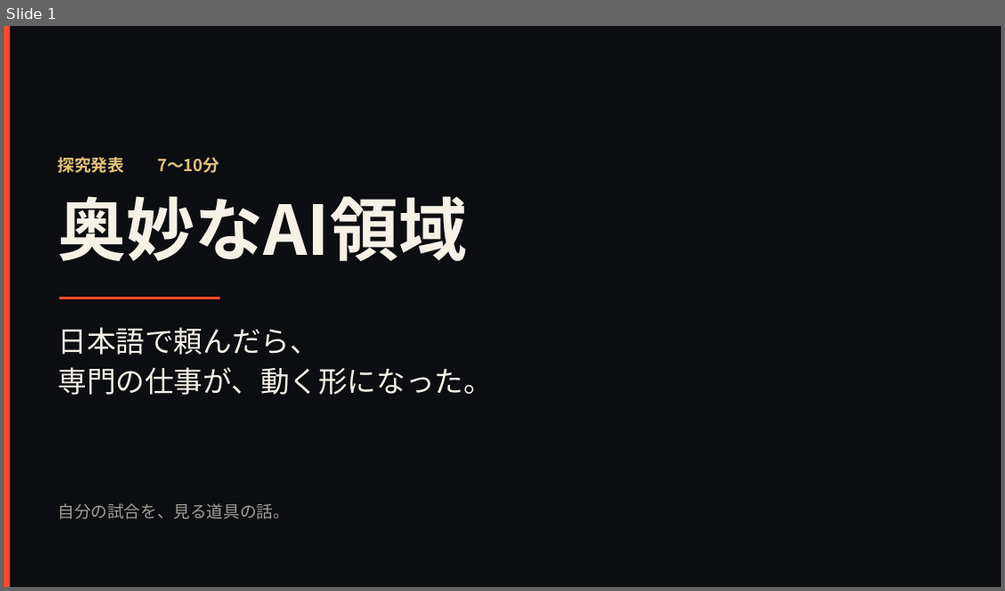
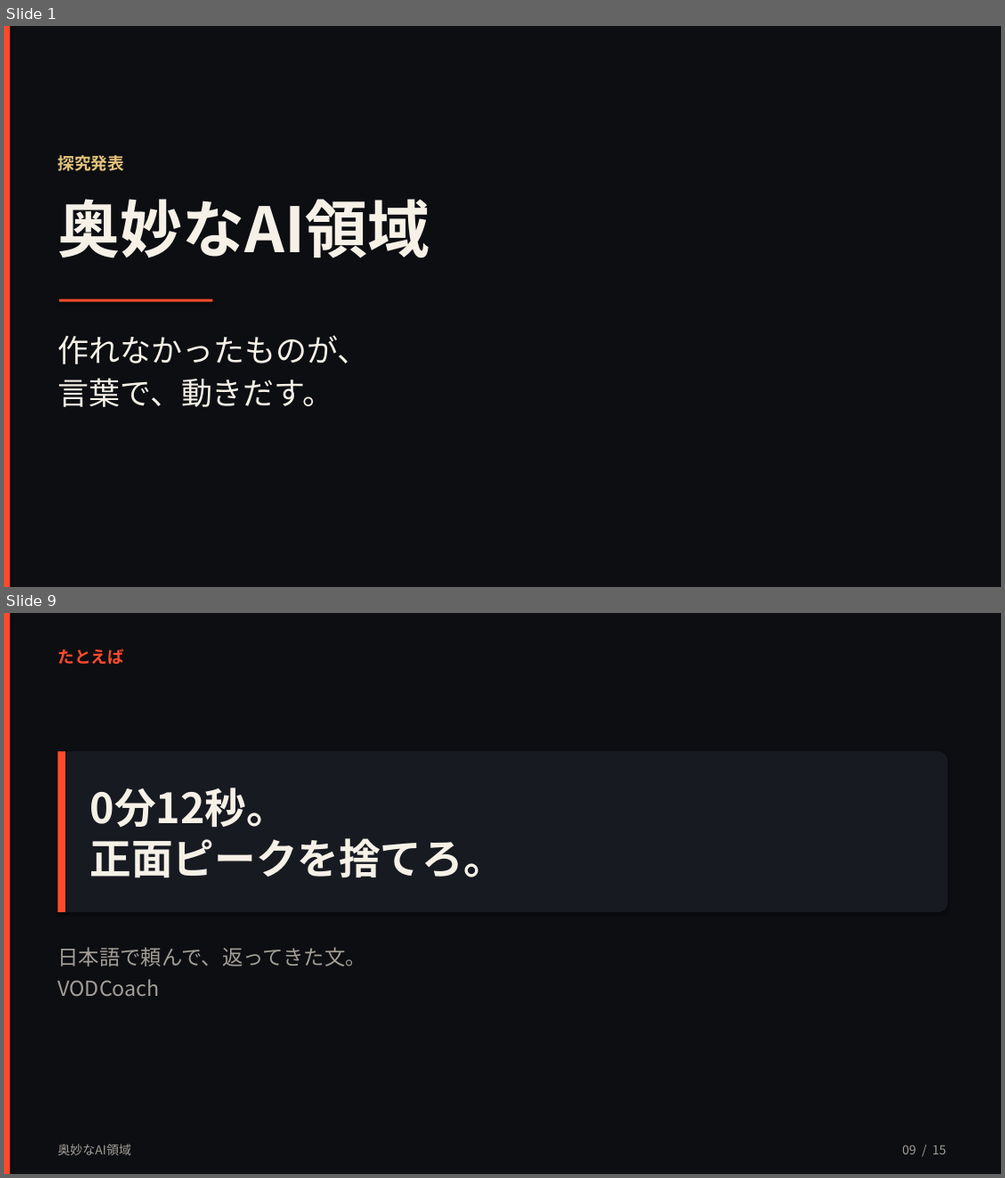
Before and after one commit to kouyozhang-design/vodcoach-ai, a slide deck: presentation/奥妙なAI領域.pptx. Shown one above the other, each under a label of ours: slide 1 before the commit, slides 1 and 9 after it; the slides between them are not shown. The pictures are 1005x591 and 1005x1178 pixels, drawn with LibreOffice and Linux fonts; fonts in the diff are those of the drawing. Boxes give left, top, right and bottom in pixels: in the first picture for what was removed or moved away, otherwise in the second. Text is boxed around its words. In the diff, an @@ line names an element or a change of style, - is before the commit and + after.

```diff
--- a/presentation/奥妙なAI領域.pptx
+++ b/presentation/奥妙なAI領域.pptx
@@ slide 9 added at <box>4,613,1001,1174</box>, background #0C0E12 @@
@@ rectangle added at <box>4,613,10,1174</box>, fill #FF4B2B @@
@@ text added at <box>57,649,123,664</box>, 16 pt, text #FF4B2B, bold @@
+たとえば
@@ rounded rectangle added at <box>57,751,947,912</box>, fill #171A21 @@
@@ rectangle added at <box>57,751,65,912</box>, fill #FF4B2B @@
@@ text added at <box>90,787,505,878</box>, 40 pt, text #F6F1E7, bold @@
+0分12秒。
+正面ピークを捨てろ。
@@ text added at <box>57,947,366,996</box>, 20 pt, text #A39E96 @@
+日本語で頼んで、返ってきた文。
+VODCoach
@@ text added at <box>57,1143,131,1155</box>, 12 pt, text #A39E96 @@
+奥妙なAI領域
@@ text added at <box>902,1144,947,1154</box>, 12 pt, text #A39E96 @@
+09 / 15
@@ slide 1 changed as well @@
@@ text at <box>57,155,123,171</box>: text changed @@
-探究発表 7〜10分
+探究発表
@@ text "奥妙なAI領域" at <box>57,199,429,258</box>: size 66 to 60 pt @@
@@ rectangle: place and size @@
-rectangle at <box>59,297,220,300</box>
+rectangle at <box>59,299,212,302</box>
@@ text at <box>57,335,368,407</box>: text changed; size 28 to 30 pt @@
-日本語で頼んだら、
-専門の仕事が、動く形になった。
+作れなかったものが、
+言葉で、動きだす。
@@ text removed at <box>57,503,289,519</box> @@
-自分の試合を、見る道具の話。
```
Also in this commit, not shown: 4 other slides changed, 9 other slides added, 11 slides removed, 2 other files.
